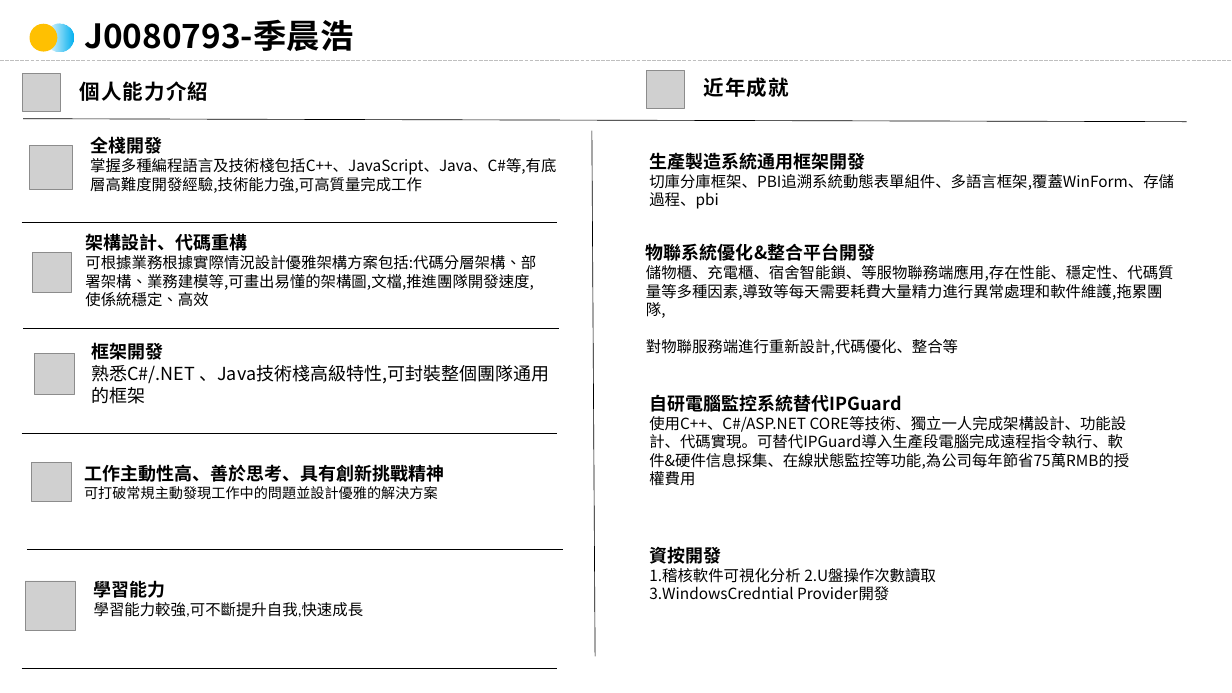
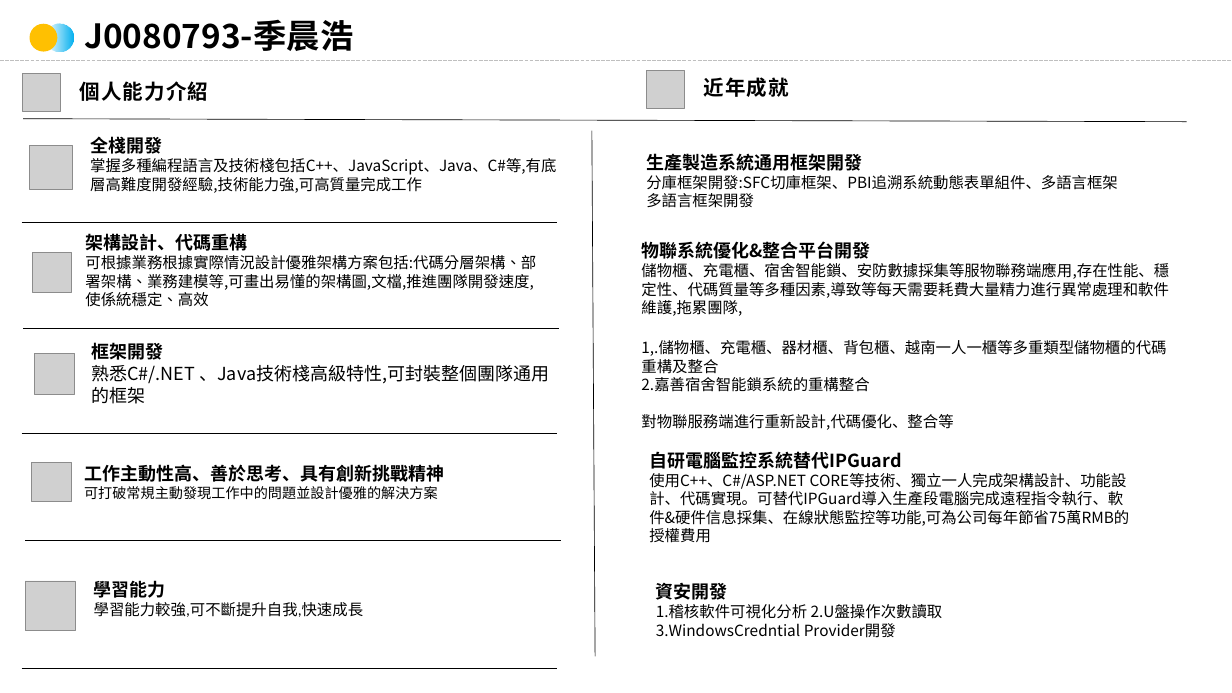
Before and after one commit to NoBug4Ever/work_files, a slide deck: slide 4 of J0080793.pptx. Drawn at 1232x693 pixels with LibreOffice and Linux fonts; fonts in the diff are those of the drawing; grey boxes stand for pictures; background and template pictures are left out. Boxes give left, top, right and bottom in pixels: in the first picture for what was removed or moved away, otherwise in the second. Text is boxed around its words. In the diff, an @@ line names an element or a change of style, - is before the commit and + after.

Commit message:
update

```diff
--- a/J0080793.pptx
+++ b/J0080793.pptx
@@ text at (x1=646, y1=175, x2=1118, y2=208): text changed @@
-切庫分庫框架、PBI追溯系統動態表單組件、多語言框架,覆蓋WinForm、存儲過程、pbi
+分庫框架開發:SFC切庫框架、PBI追溯系統動態表單組件、多語言框架
+多語言框架開發
@@ text at (x1=641, y1=263, x2=1169, y2=392): text changed @@
-儲物櫃、充電櫃、宿舍智能鎖、等服物聯務端應用,存在性能、穩定性、代碼質量等多種因素,導致等每天需要耗費大量精力進行異常處理和軟件維護,拖累團隊,
+儲物櫃、充電櫃、宿舍智能鎖、安防數據採集等服物聯務端應用,存在性能、穩定性、代碼質量等多種因素,導致等每天需要耗費大量精力進行異常處理和軟件維護,拖累團隊,
+1,.儲物櫃、充電櫃、器材櫃、背包櫃、越南一人一櫃等多重類型儲物櫃的代碼重構及整合
+2.嘉善宿舍智能鎖系統的重構整合
@@ text "自研電腦監控系統替代IPGuard" moved from (x1=649, y1=394, x2=1129, y2=469) to (x1=649, y1=451, x2=1129, y2=526) @@
@@ text at (x1=649, y1=473, x2=1129, y2=526): text changed @@
-使用C++、C#/ASP.NET CORE等技術、獨立一人完成架構設計、功能設計、代碼實現。可替代IPGuard導入生產段電腦完成遠程指令執行、軟件&硬件信息採集、在線狀態監控等功能,為公司每年節省75萬RMB的授權費用
+使用C++、C#/ASP.NET CORE等技術、獨立一人完成架構設計、功能設計、代碼實現。可替代IPGuard導入生產段電腦完成遠程指令執行、軟件&硬件信息採集、在線狀態監控等功能,可為公司每年節省75萬RMB的授權費用
@@ line moved from (27, 550) - (563, 550) to (25, 541) - (561, 541) @@
@@ text "資安開發" moved from (x1=649, y1=547, x2=936, y2=601) to (x1=656, y1=583, x2=943, y2=638) @@
@@ text at (x1=656, y1=583, x2=728, y2=600): text changed @@
-資按開發
+資安開發
```
Also in this commit, not shown: 1 other slide changed.
